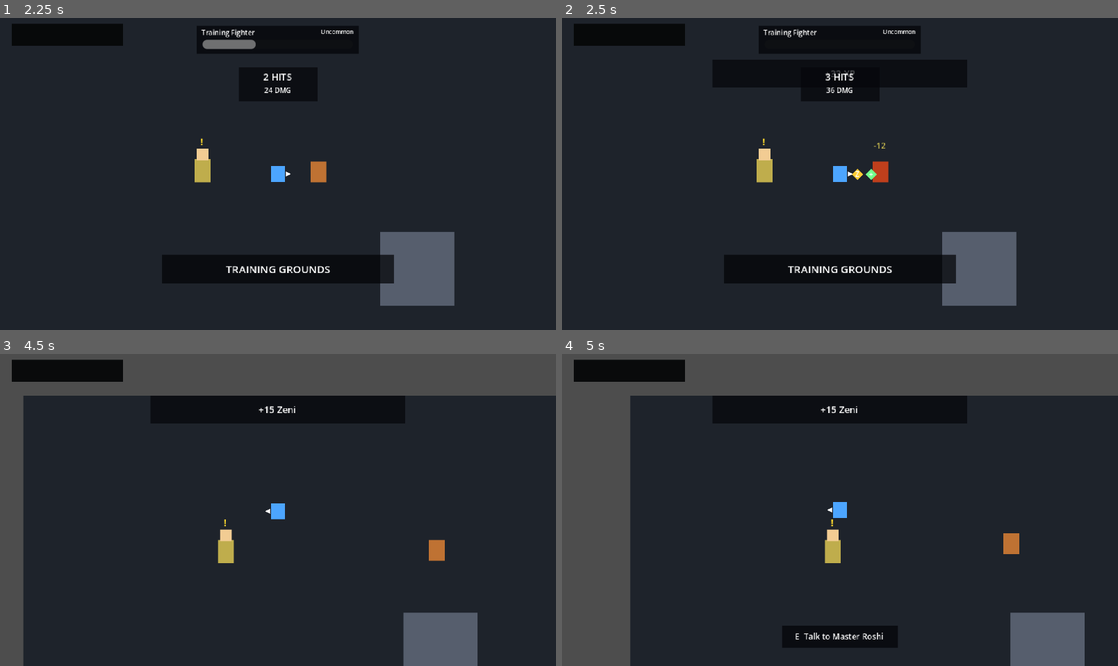
Above: before the commit, frames 1-4 (two rows, left to right).
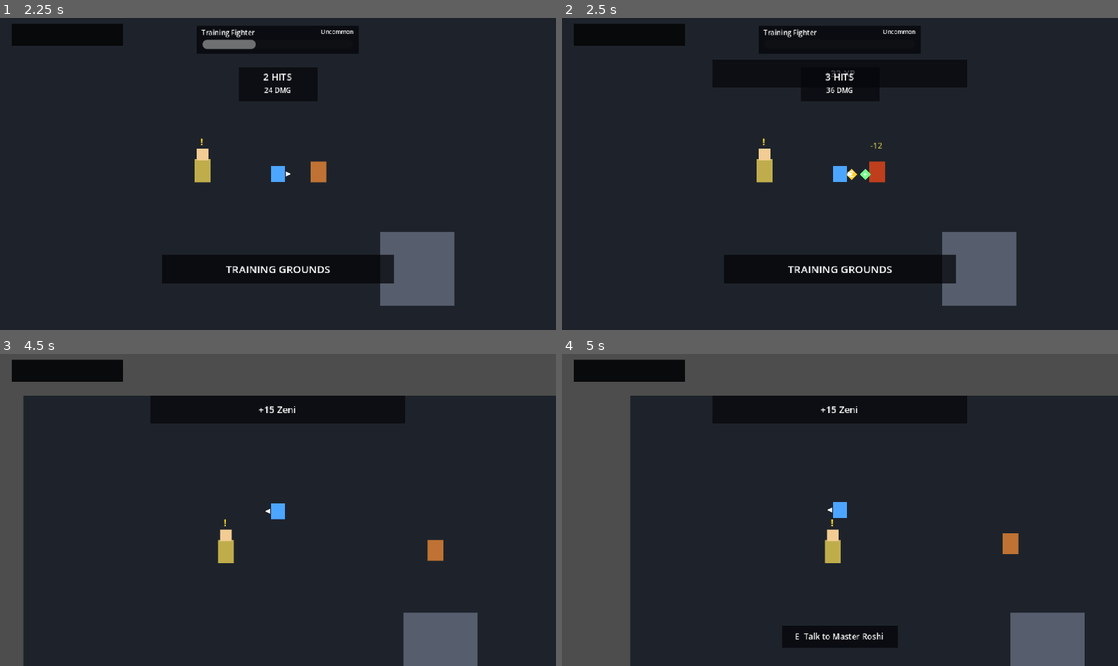
Above: after the commit, the same moments.

Repository: kikajima/dragonballsoullegacy
Game: Godot game, scene res://scenes/bootstrap/bootstrap.tscn
The game is run twice, just before and just after one commit, with the same random seed, the same clock (stepped at 60 frames per second) and the same inputs.
Inputs:
- Up to frame 1 (2.25 s): tap Enter (ui_accept) at 0.5, 0.77, 1.52 s; hold D (move_right) 0.53-1.28 s; hold K (ki_blast) 0.53-1.28 s; tap J (attack) at 0.6, 1.55, 2.1 s; hold S (move_down) 1.28-2.03 s; tap K (ki_blast) at 1.35 s; hold D (move_right) from 2.03 s (still down); hold K (ki_blast) from 2.03 s (still down)
- Up to frame 2 (2.5 s): keep holding D (move_right); keep holding K (ki_blast)
- Up to frame 3 (4.5 s): release D (move_right) at 2.78 s; release K (ki_blast) at 2.78 s; hold W (move_up) 2.78-3.53 s; tap Shift (block) at 2.85 s; tap Enter (ui_accept) at 3.02, 3.77 s; tap J (attack) at 3.05 s; hold L (charge_ki) 3.53-4.28 s; hold A (move_left) from 3.53 s (still down); tap K (ki_blast) at 3.8 s; tap Space (dash) at 4.35 s
- Up to frame 4 (5 s): keep holding A (move_left); tap Enter (ui_accept) at 4.52 s; tap J (attack) at 4.55 s

Frame 1 is identical in both runs. In frame 2, 0.2% of the frame differs, in the area x 51-59%, y 39-53%; in frame 3, less than 0.1%; in frame 4, less than 0.1%.

Commit message:
feat: make training enemy use ranged Ki and close melee reliably

Diff:
--- a/actors/enemies/debug_goku_enemy.gd
+++ b/actors/enemies/debug_goku_enemy.gd
@@ -25,6 +25,9 @@
 
 @export_file("*.png")
 var block_sheet_path: String = "res://assets/sprites/characters/goku/processed/goku_buus_fury_block.png"
+
+@export_file("*.png")
+var ki_blast_sheet_path: String = "res://assets/sprites/characters/goku/processed/goku_buus_fury_ki_blast.png"
 
 @export var frame_size: Vector2i = Vector2i(32, 32)
 @export var idle_column: int = 0
@@ -33,6 +36,9 @@
 @export var attack_2_columns: PackedInt32Array = PackedInt32Array([4, 5, 6, 7])
 @export var hurt_columns: PackedInt32Array = PackedInt32Array([0, 1])
 @export var block_columns: PackedInt32Array = PackedInt32Array([0])
+@export var ki_blast_prepare_columns: PackedInt32Array = PackedInt32Array([0])
+@export var ki_blast_1_columns: PackedInt32Array = PackedInt32Array([1])
+@export var ki_blast_2_columns: PackedInt32Array = PackedInt32Array([2])
 @export var walk_fps: float = 8.0
 @export var attack_fps: float = 8.0
 @export var hurt_fps: float = 10.0
@@ -42,9 +48,14 @@
 @export var disengage_range: float = 220.0
 @export var leash_range: float = 260.0
 @export var return_home_tolerance: float = 3.0
-@export var attack_range: float = 36.0
+@export var attack_range: float = 30.0
 @export var attack_cooldown: float = 0.60
 @export var facing_change_cooldown: float = 0.16
+
+@export var ranged_min_distance: float = 58.0
+@export var ranged_max_distance: float = 150.0
+@export var ranged_attack_cooldown: float = 1.35
+@export var ranged_decision_interval: float = 0.32
 
 @export var pickup_scene: PackedScene
 @export_range(0, 9999, 1)
@@ -70,12 +81,16 @@
 @onready var melee_combat_component: MeleeCombatComponent = $Components/MeleeCombatComponent
 @onready var guard_component: GuardComponent = $Components/GuardComponent
 @onready var ai_component: EnemyAIComponent = $Components/EnemyAIComponent
+@onready var ki_component: KiComponent = $Components/KiComponent
+@onready var ki_blast_component: KiBlastComponent = $Components/KiBlastComponent
 @onready var experience_reward_component: ExperienceRewardComponent = $Components/ExperienceRewardComponent
 @onready var hurtbox: HurtboxComponent = $Hurtbox
 @onready var body_collision: CollisionShape2D = $CollisionShape2D
 
 var _hurt_time_left: float = 0.0
 var _attack_cooldown_left: float = 0.0
+var _ranged_cooldown_left: float = 0.0
+var _ranged_decision_left: float = 0.0
 var _facing_change_time_left: float = 0.0
 var _flash_tween: Tween
 var _spawn_position: Vector2
@@ -110,6 +125,14 @@
 		_attack_cooldown_left - delta,
 		0.0
 	)
+	_ranged_cooldown_left = maxf(
+		_ranged_cooldown_left - delta,
+		0.0
+	)
+	_ranged_decision_left = maxf(
+		_ranged_decision_left - delta,
+		0.0
+	)
 	_facing_change_time_left = maxf(
 		_facing_change_time_left - delta,
 		0.0
@@ -118,6 +141,7 @@
 
 	if state_machine.is_state(STATE_HURT):
 		guard_component.set_guarding(false)
+		ki_blast_component.cancel_cast()
 		_process_hurt(delta)
 		return
 
@@ -129,6 +153,10 @@
 	if not is_instance_valid(_target):
 		guard_component.set_guarding(false)
 		_set_idle()
+		return
+
+	if ki_blast_component.is_casting():
+		_process_ranged_attack(delta)
 		return
 
 	var defense_action: int = ai_component.choose_defensive_action(
@@ -141,6 +169,7 @@
 		or ai_component.is_guarding()
 	):
 		melee_combat_component.cancel_attack()
+		ki_blast_component.cancel_cast()
 		_process_ai_guard()
 		return
 
@@ -149,6 +178,7 @@
 		or ai_component.is_dodging()
 	):
 		melee_combat_component.cancel_attack()
+		ki_blast_component.cancel_cast()
 		_process_ai_dodge()
 		return
 
@@ -191,6 +221,10 @@
 		_start_attack()
 		return
 
+	if _should_start_ranged_attack(distance_to_target):
+		_start_ranged_attack()
+		return
+
 	if distance_to_target <= attack_range:
 		movement_component.stop(self)
 		_current_facing = _facing_toward(
@@ -217,6 +251,92 @@
 
 	state_machine.change_state(STATE_WALK)
 	movement_component.move(self, approach_direction)
+	_play_current_animation()
+
+func _should_start_ranged_attack(distance_to_target: float) -> bool:
+	if (
+		distance_to_target < ranged_min_distance
+		or distance_to_target > ranged_max_distance
+	):
+		return false
+
+	if _ranged_cooldown_left > 0.0 or _ranged_decision_left > 0.0:
+		return false
+
+	_ranged_decision_left = maxf(ranged_decision_interval, 0.05)
+
+	if ai_component.profile == null:
+		return false
+
+	if not _has_clear_line_to_target():
+		return false
+
+	return randf() <= ai_component.profile.ranged_attack_chance
+
+func _has_clear_line_to_target() -> bool:
+	if not is_instance_valid(_target):
+		return false
+
+	var query := PhysicsRayQueryParameters2D.create(
+		global_position,
+		_target.global_position
+	)
+	query.collision_mask = 1
+	query.collide_with_bodies = true
+	query.collide_with_areas = false
+
+	var result: Dictionary = (
+		get_world_2d().direct_space_state.intersect_ray(query)
+	)
+
+	return result.is_empty()
+
+func _start_ranged_attack() -> void:
+	if not is_instance_valid(_target):
+		return
+
+	movement_component.stop(self)
+	guard_component.set_guarding(false)
+	melee_combat_component.cancel_attack()
+	_current_facing = _facing_toward(_target.global_position)
+
+	if ki_blast_component.start_cast(_current_facing):
+		state_machine.change_state(
+			ki_blast_component.get_cast_state()
+		)
+		_play_current_animation()
+
+func _process_ranged_attack(delta: float) -> void:
+	if not is_instance_valid(_target):
+		ki_blast_component.cancel_cast()
+		return
+
+	movement_component.stop(self)
+	guard_component.set_guarding(false)
+	_current_facing = _facing_toward(_target.global_position)
+
+	ki_blast_component.tick_cast(
+		self,
+		delta,
+		false,
+		_current_facing
+	)
+
+	if ki_blast_component.is_casting():
+		state_machine.change_state(
+			ki_blast_component.get_cast_state()
+		)
+	else:
+		var cooldown_scale: float = 1.0
+		if ai_component.profile != null:
+			cooldown_scale = ai_component.profile.ranged_cooldown_scale
+
+		_ranged_cooldown_left = maxf(
+			ranged_attack_cooldown * cooldown_scale,
+			0.10
+		)
+		state_machine.change_state(STATE_IDLE)
+
 	_play_current_animation()
 
 func _process_ai_guard() -> void:
@@ -273,6 +393,7 @@
 
 func _start_attack() -> void:
 	guard_component.set_guarding(false)
+	ki_blast_component.cancel_cast()
 	if melee_combat_component.start_attack(_current_facing):
 		state_machine.change_state(melee_combat_component.get_attack_state())
 		_play_current_animation()
@@ -285,6 +406,7 @@
 
 func _return_home() -> void:
 	guard_component.set_guarding(false)
+	ki_blast_component.cancel_cast()
 	var to_home: Vector2 = _spawn_position - global_position
 	if to_home.length() <= return_home_tolerance:
 		global_position = _spawn_position
@@ -321,6 +443,7 @@
 
 	guard_component.set_guarding(false)
 	ai_component.clear_defense()
+	ki_blast_component.cancel_cast()
 	melee_combat_component.cancel_attack()
 	_current_facing = _facing_toward(source_position)
 	state_machine.change_state(STATE_HURT)
@@ -462,6 +585,13 @@
 		),
 		1
 	)
+	ki_blast_component.projectile_damage = maxi(
+		roundi(
+			float(ki_blast_component.projectile_damage)
+			* profile.damage_multiplier
+		),
+		1
+	)
 
 	experience_reward_component.experience_reward = maxi(
 		roundi(
@@ -579,6 +709,9 @@
 
 	global_position = _spawn_position
 	_attack_cooldown_left = attack_cooldown
+	_ranged_cooldown_left = ranged_attack_cooldown
+	_ranged_decision_left = 0.0
+	ki_component.restore_full()
 	_defeated = false
 
 	$Visuals.modulate = Color.WHITE
@@ -649,6 +782,35 @@
 			)
 			built_any = true
 
+	if ResourceLoader.exists(ki_blast_sheet_path):
+		var ki_sheet := load(ki_blast_sheet_path) as Texture2D
+		if ki_sheet != null:
+			_add_directional_animation(
+				frames,
+				ki_sheet,
+				&"ki_blast_prepare",
+				ki_blast_prepare_columns,
+				1.0,
+				true
+			)
+			_add_directional_animation(
+				frames,
+				ki_sheet,
+				&"ki_blast_1",
+				ki_blast_1_columns,
+				1.0,
+				false
+			)
+			_add_directional_animation(
+				frames,
+				ki_sheet,
+				&"ki_blast_2",
+				ki_blast_2_columns,
+				1.0,
+				false
+			)
+			built_any = true
+
 	if built_any:
 		sprite.sprite_frames = frames
 		sprite.visible = true
@@ -712,8 +874,10 @@
 	if not sprite.sprite_frames.has_animation(animation_name):
 		return
 
+	var state_text: String = String(state_machine.current_state)
 	var is_one_shot := (
-		String(state_machine.current_state).begins_with("attack_")
+		state_text.begins_with("attack_")
+		or state_text.begins_with("ki_blast_")
 		or state_machine.is_state(STATE_HURT)
 	)
 
